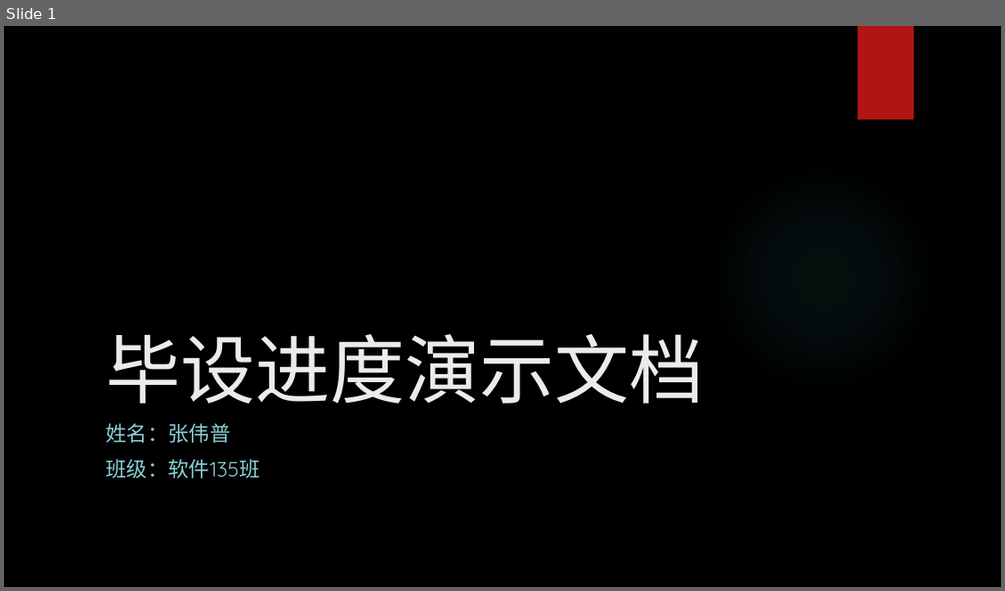
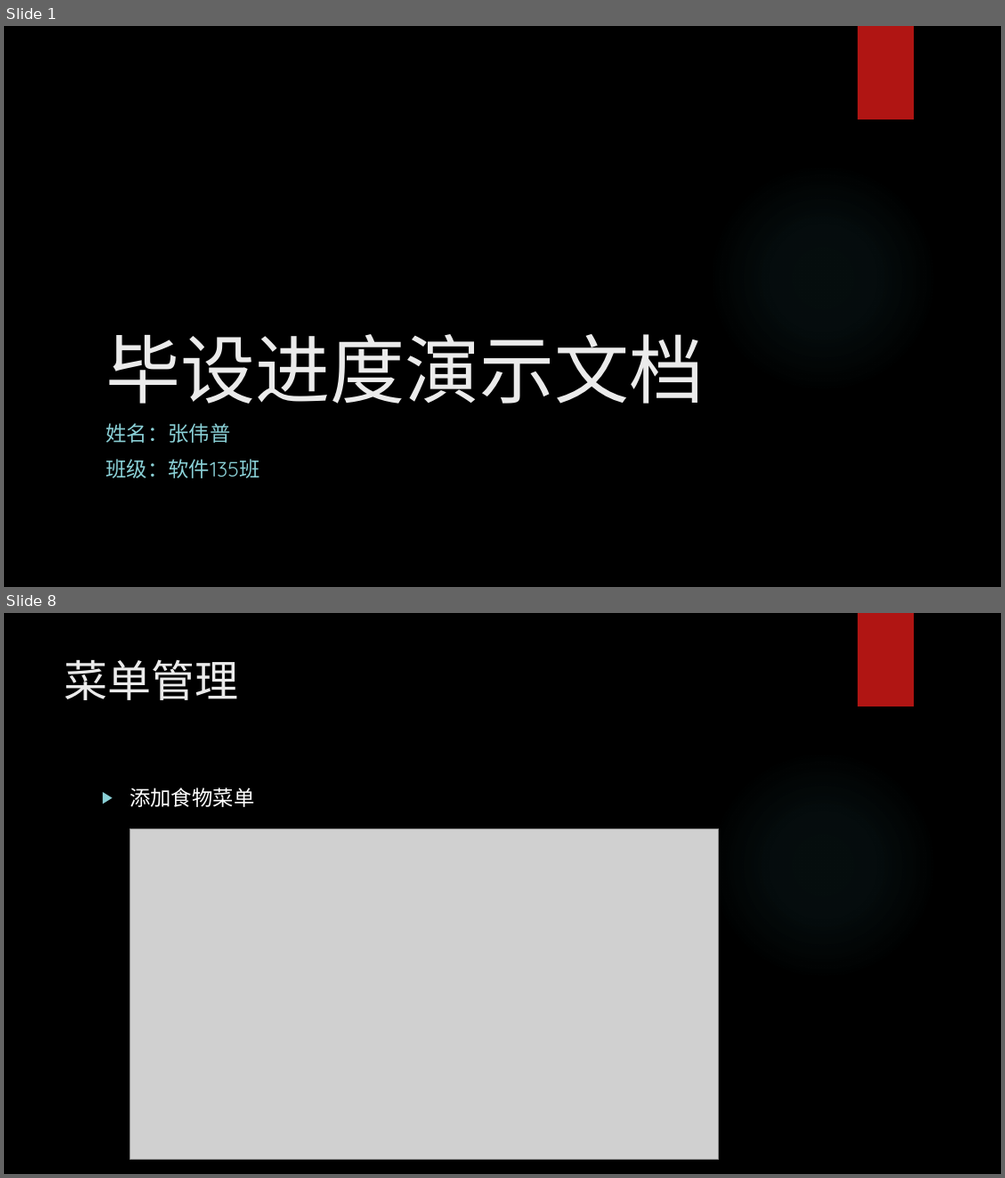
Before and after one commit to zhangweipu/mywork, a slide deck: 毕业设计/毕设演示.pptx. Shown one above the other, each under a label of ours: slide 1 before the commit, slides 1 and 8 after it; the slides between them are not shown. The pictures are 1005x591 and 1005x1178 pixels, drawn with LibreOffice and Linux fonts; fonts in the diff are those of the drawing; grey boxes stand for pictures; background and template pictures are left out. Boxes give left, top, right and bottom in pixels: in the first picture for what was removed or moved away, otherwise in the second. Text is boxed around its words. In the diff, an @@ line names an element or a change of style, - is before the commit and + after.

```diff
--- a/毕业设计/毕设演示.pptx
+++ b/毕业设计/毕设演示.pptx
@@ slide 8 added at [4,613,1001,1174], background picture (left out); not listed: 2 template elements that a slide beside it also shows @@
@@ title added at [65,659,239,700], 42 pt, text #EBEBEB @@
+菜单管理
@@ text added at [129,787,254,807], 20 pt, text #FFFFFF @@
+▶ 添加食物菜单
@@ picture added at [130,828,719,1159] @@
```
Also in this commit, not shown: 1 slide changed, 13 other slides added, 11 other files.
